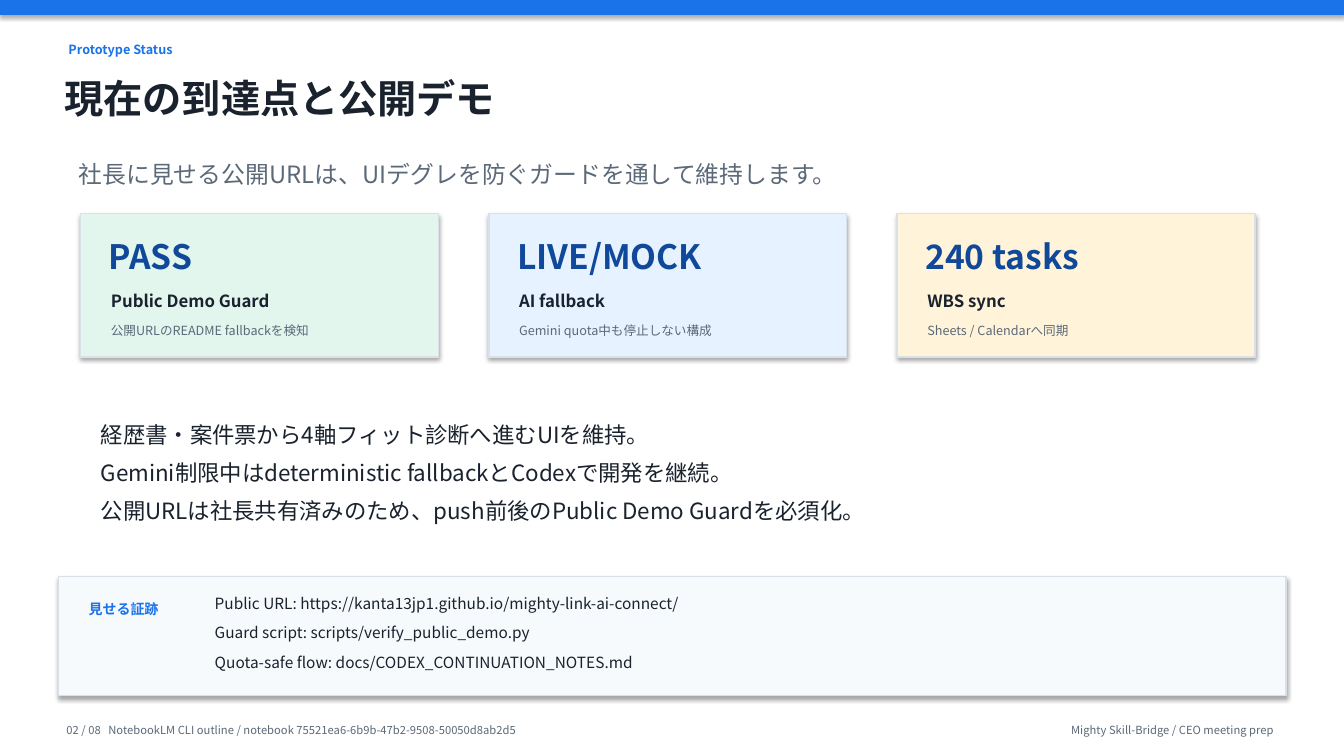
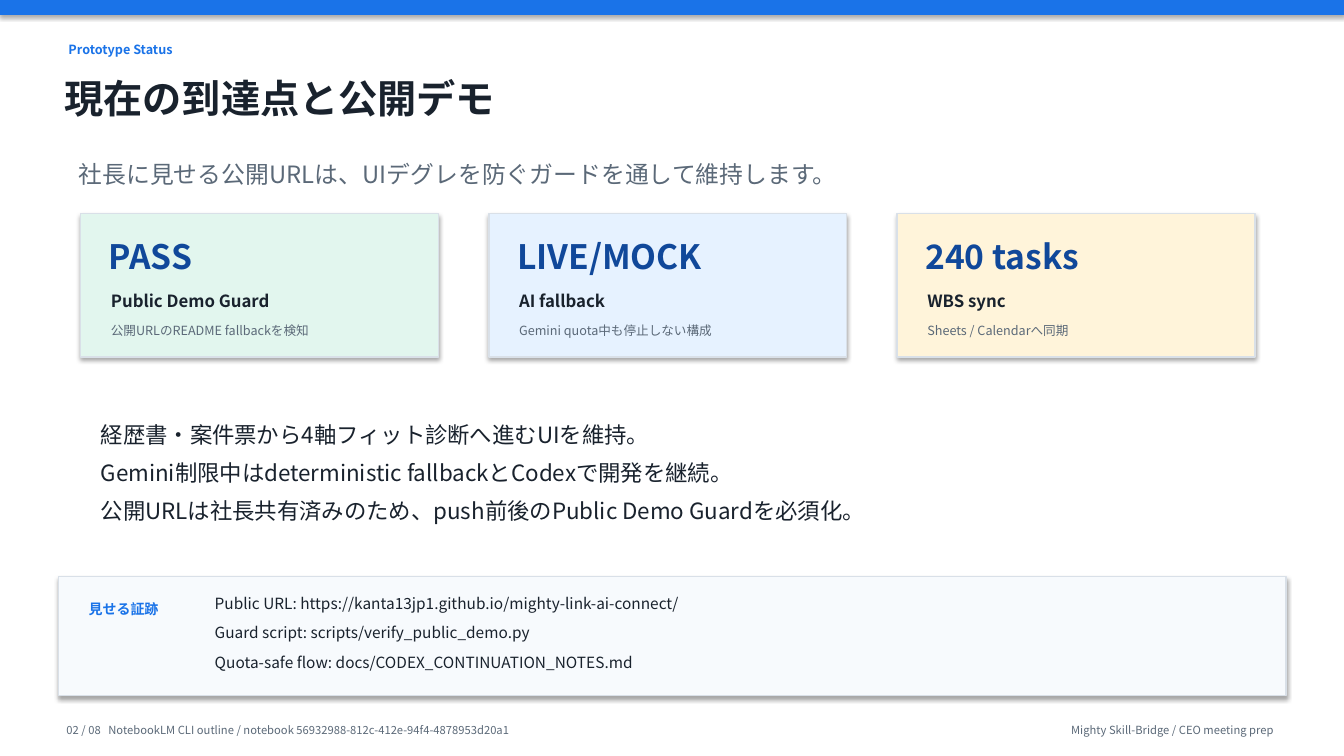
Before and after one commit to kanta13jp1/mighty-link-ai-connect, a slide deck: slide 2 of exports/knowledge_flow/mighty_skill_bridge_ceo_presentation_2026-06-02.pptx. Drawn at 1344x756 pixels with LibreOffice and Linux fonts; fonts in the diff are those of the drawing. Boxes give left, top, right and bottom in pixels: in the first picture for what was removed or moved away, otherwise in the second. Text is boxed around its words. In the diff, an @@ line names an element or a change of style, - is before the commit and + after.

```diff
--- a/exports/knowledge_flow/mighty_skill_bridge_ceo_presentation_2026-06-02.pptx
+++ b/exports/knowledge_flow/mighty_skill_bridge_ceo_presentation_2026-06-02.pptx
@@ text at (66, 725, 509, 734): text changed @@
-02 / 08 NotebookLM CLI outline / notebook 75521ea6-6b9b-47b2-9508-50050d8ab2d5
+02 / 08 NotebookLM CLI outline / notebook 56932988-812c-412e-94f4-4878953d20a1
```
Also in this commit, not shown: 7 other slides changed, 17 other files.
